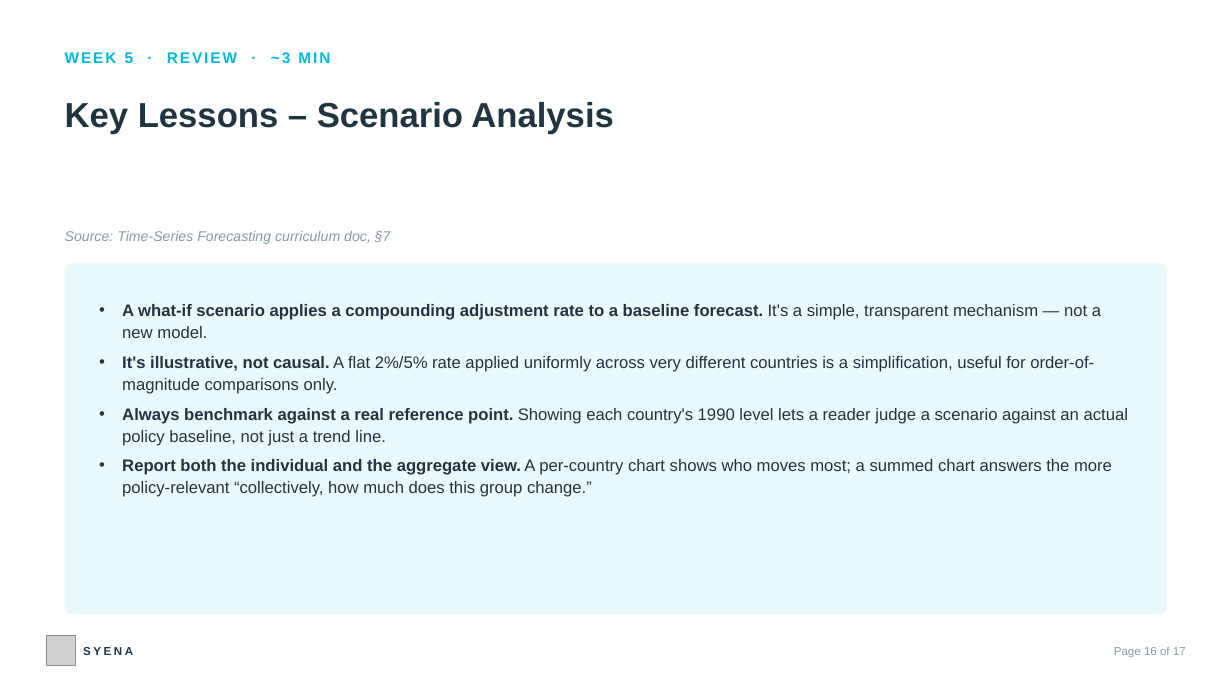
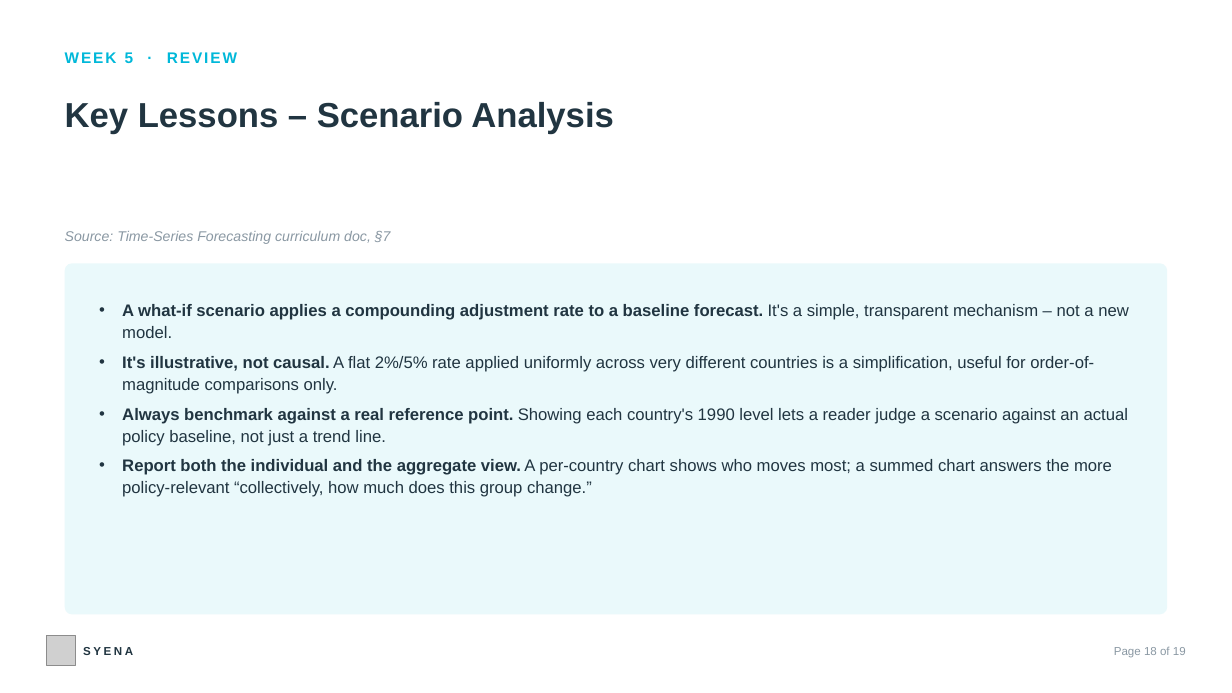
Before and after one commit to sauparnasarkar/climate-emissions-analysis-project, a slide deck: slide 18 of climate-dashboard-react/public/GHG_Internship_Review_QA_Deck.pptx (slide 16 before the commit). Drawn at 1232x693 pixels with LibreOffice and Linux fonts; fonts in the diff are those of the drawing; grey boxes stand for pictures. Boxes give left, top, right and bottom in pixels: in the first picture for what was removed or moved away, otherwise in the second. Text is boxed around its words. In the diff, an @@ line names an element or a change of style, - is before the commit and + after.

```diff
--- a/climate-dashboard-react/public/GHG_Internship_Review_QA_Deck.pptx
+++ b/climate-dashboard-react/public/GHG_Internship_Review_QA_Deck.pptx
@@ text at box(65, 52, 237, 63): text changed @@
-WEEK 5 · REVIEW · ~3 MIN
+WEEK 5 · REVIEW
@@ text in rounded rectangle at box(122, 304, 1129, 338): text changed @@
-• A what-if scenario applies a compounding adjustment rate to a baseline forecast. It's a simple, transparent mechanism — not a new model.
+• A what-if scenario applies a compounding adjustment rate to a baseline forecast. It's a simple, transparent mechanism – not a new model.
@@ text at box(1114, 647, 1186, 657): text changed @@
-Page 16 of 17
+Page 18 of 19
```
Also in this commit, not shown: 16 other slides changed, 2 slides added.
